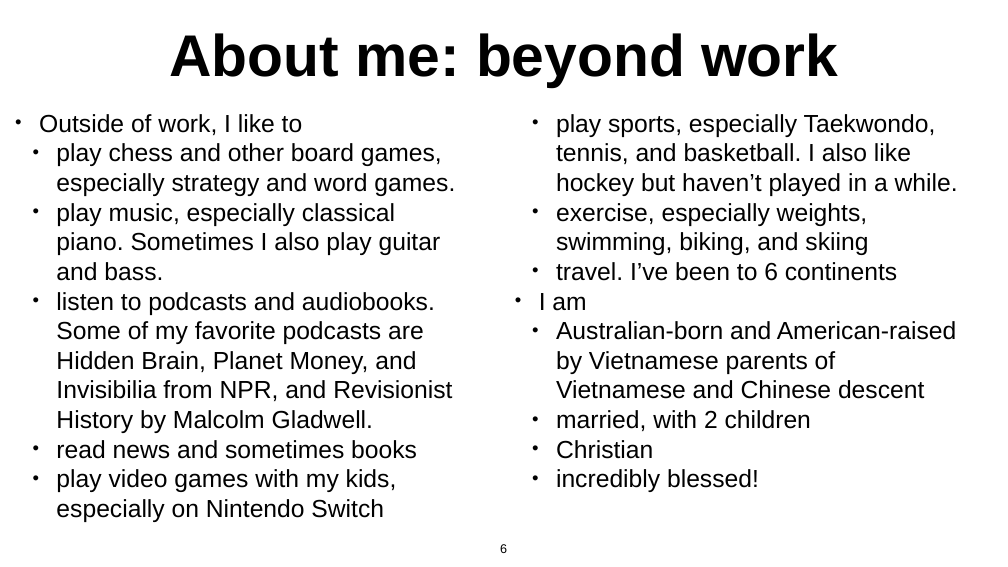
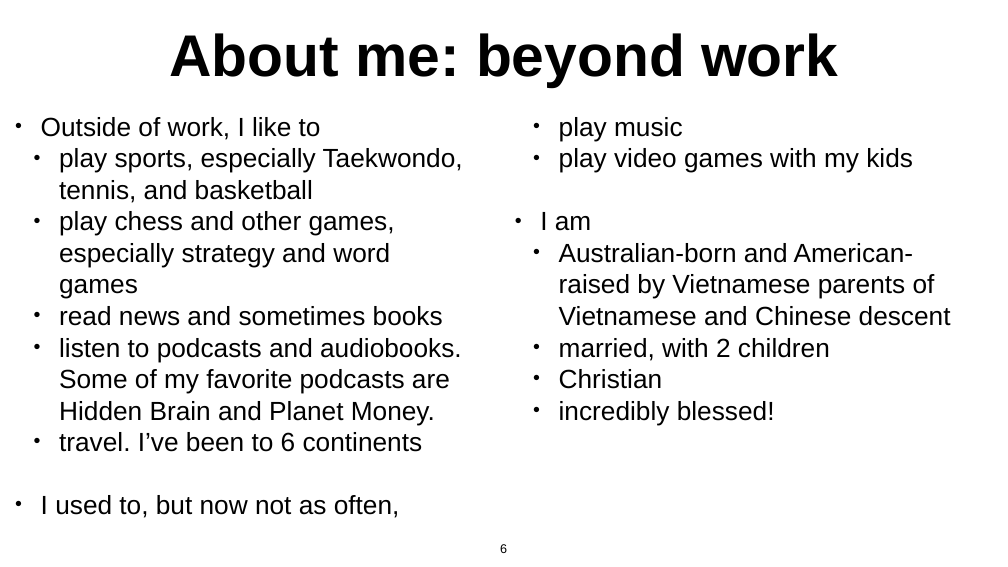
Before and after one commit to daveminh/Chem456-2024F, a slide deck: slide 6 of slides/08-26-Introduction.pptx. Drawn at 1008x567 pixels with LibreOffice and Linux fonts; fonts in the diff are those of the drawing. Boxes give left, top, right and bottom in pixels: in the first picture for what was removed or moved away, otherwise in the second. Text is boxed around its words. In the diff, an @@ line names an element or a change of style, - is before the commit and + after.

```diff
--- a/slides/08-26-Introduction.pptx
+++ b/slides/08-26-Introduction.pptx
@@ text at (x1=41, y1=117, x2=913, y2=518): paragraphs added @@
+• I used to, but now not as often,
+  • play music
+  • play video games with my kids
@@ text at (x1=41, y1=117, x2=951, y2=452): size 47 to 50 pt in "Outside of work, I like to", "read news and sometimes books", "travel. I’ve been to 6 continents", "I am" and 4 more places; indent changed @@
@@ text at (x1=59, y1=148, x2=463, y2=299): text changed; size 47 to 50 pt @@
-  • play chess and other board games, especially strategy and word games.
-  • play music, especially classical piano. Sometimes I also play guitar and bass.
-  • listen to podcasts and audiobooks. Some of my favorite podcasts are Hidden Brain, Planet Money, and Invisibilia from NPR, and Revisionist History by Malcolm Gladwell.
+  • play sports, especially Taekwondo, tennis, and basketball
+  • play chess and other games, especially strategy and word games
@@ text at (x1=59, y1=338, x2=462, y2=425): text changed; size 47 to 50 pt @@
-  • play video games with my kids, especially on Nintendo Switch
-  • play sports, especially Taekwondo, tennis, and basketball. I also like hockey but haven’t played in a while.
-  • exercise, especially weights, swimming, biking, and skiing
+  • listen to podcasts and audiobooks. Some of my favorite podcasts are Hidden Brain and Planet Money.
```
Also in this commit, not shown: 4 other slides changed, 2 slides added, 4 slides removed, 2 other files.
